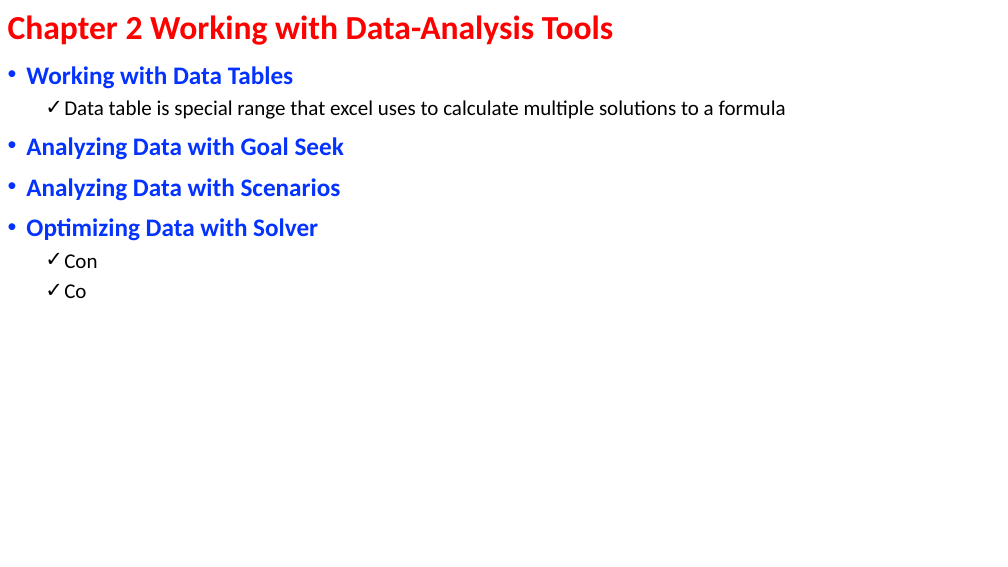
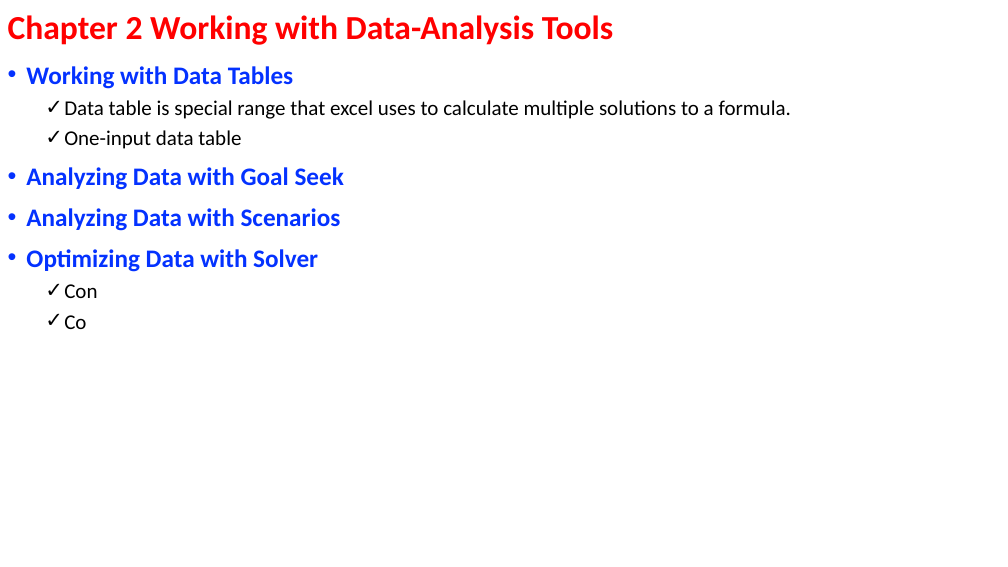
Before and after one commit to ArielMei/arielmei.github.io, a slide deck: slide 4 of EXCEL/ExcelDataAnalysisFD_Examples/Excel data analysis for dummies Outline.pptx. Drawn at 1008x567 pixels with LibreOffice and Linux fonts; fonts in the diff are those of the drawing. Boxes give left, top, right and bottom in pixels: in the first picture for what was removed or moved away, otherwise in the second. Text is boxed around its words. In the diff, an @@ line names an element or a change of style, - is before the commit and + after.

```diff
--- a/EXCEL/ExcelDataAnalysisFD_Examples/Excel data analysis for dummies Outline.pptx
+++ b/EXCEL/ExcelDataAnalysisFD_Examples/Excel data analysis for dummies Outline.pptx
@@ text at box(64, 100, 791, 149): text changed @@
-  ✓ Data table is special range that excel uses to calculate multiple solutions to a formula
+  ✓ Data table is special range that excel uses to calculate multiple solutions to a formula.
+  ✓ One-input data table
```
Also in this commit, not shown: 1 other file.
